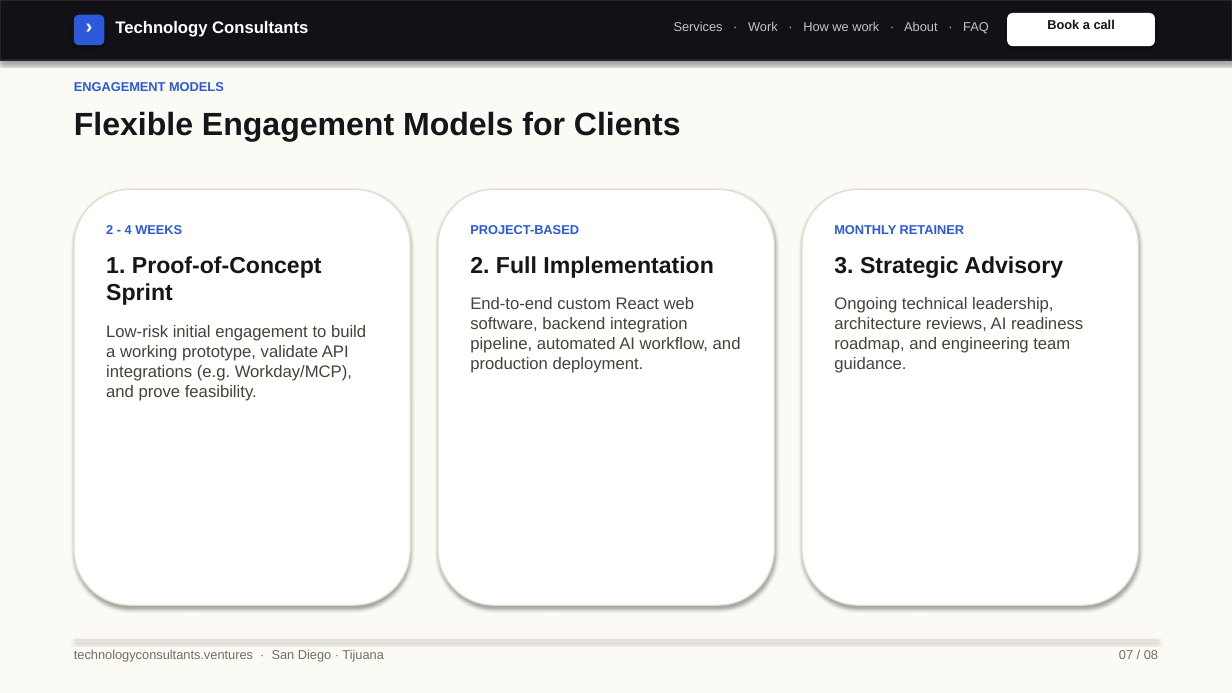
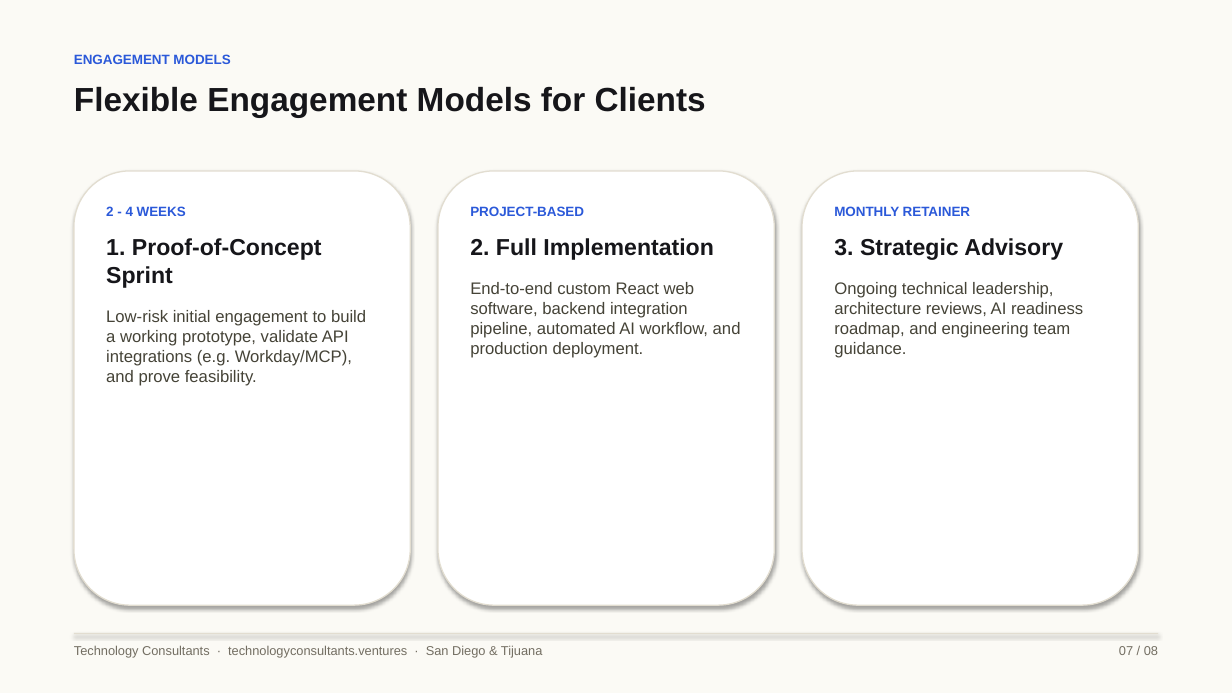
Before and after one commit to rguido198/TechnologyConsultantsVentures, a slide deck: slide 7 of Technology_Consultants_Who_to_Send_My_Way.pptx. Drawn at 1232x693 pixels with LibreOffice and Linux fonts; fonts in the diff are those of the drawing. Boxes give left, top, right and bottom in pixels: in the first picture for what was removed or moved away, otherwise in the second. Text is boxed around its words. In the diff, an @@ line names an element or a change of style, - is before the commit and + after.

Commit message:
Remove web navigation header bar from PPTX decks and fix slide vertical spacing, card proportions, and typography scale

```diff
--- a/Technology_Consultants_Who_to_Send_My_Way.pptx
+++ b/Technology_Consultants_Who_to_Send_My_Way.pptx
@@ rectangle removed at box(0, 0, 1232, 60) @@
@@ rounded rectangle removed at box(74, 15, 104, 45) @@
@@ text removed at box(74, 13, 104, 43) @@
-›
@@ text removed at box(115, 21, 308, 37) @@
-Technology Consultants
@@ text removed at box(674, 21, 989, 34) @@
-Services · Work · How we work · About · FAQ
@@ rounded rectangle removed at box(1007, 13, 1155, 46) @@
@@ text removed at box(1047, 19, 1115, 29) @@
-Book a call
@@ text "ENGAGEMENT MODELS": place and size @@
-text "ENGAGEMENT MODELS" at box(74, 82, 224, 91)
+text "ENGAGEMENT MODELS" at box(74, 54, 230, 64)
@@ text "ENGAGEMENT MODELS" at box(74, 54, 230, 64): size 10 to 10.5 pt @@
@@ text "Flexible Engagement Models for Clients": place and size @@
-text "Flexible Engagement Models for Clients" at box(74, 111, 681, 142)
+text "Flexible Engagement Models for Clients" at box(74, 87, 706, 118)
@@ text "Flexible Engagement Models for Clients" at box(74, 87, 706, 118): size 25 to 26 pt @@
@@ rounded rectangle: place and size @@
-rounded rectangle at box(74, 189, 410, 605)
+rounded rectangle at box(74, 171, 410, 605)
@@ rounded rectangle: place and size @@
-rounded rectangle at box(438, 189, 775, 605)
+rounded rectangle at box(438, 171, 775, 605)
@@ rounded rectangle: place and size @@
-rounded rectangle at box(802, 189, 1139, 605)
+rounded rectangle at box(802, 171, 1139, 605)
@@ text at box(106, 206, 322, 288): size 10 to 10.5 pt in "2 - 4 WEEKS"; more space between paragraphs @@
@@ text "2 - 4 WEEKS": place and size @@
-text "2 - 4 WEEKS" at box(106, 225, 366, 401)
+text "2 - 4 WEEKS" at box(106, 206, 366, 386)
@@ text at box(470, 206, 714, 260): size 10 to 10.5 pt in "PROJECT-BASED"; more space between paragraphs @@
@@ text "PROJECT-BASED": place and size @@
-text "PROJECT-BASED" at box(470, 225, 741, 373)
+text "PROJECT-BASED" at box(470, 206, 741, 358)
@@ text at box(834, 206, 1063, 260): size 10 to 10.5 pt in "MONTHLY RETAINER"; more space between paragraphs @@
@@ text "MONTHLY RETAINER": place and size @@
-text "MONTHLY RETAINER" at box(834, 225, 1083, 373)
+text "MONTHLY RETAINER" at box(834, 206, 1083, 358)
@@ rectangle: place and size @@
-rectangle at box(74, 640, 1158, 640)
+rectangle at box(74, 633, 1158, 634)
@@ text at box(74, 645, 542, 657): text changed @@
-technologyconsultants.ventures · San Diego · Tijuana
+Technology Consultants · technologyconsultants.ventures · San Diego & Tijuana
@@ text "07 / 08": place and size @@
-text "07 / 08" at box(1119, 650, 1158, 659)
+text "07 / 08" at box(1119, 646, 1158, 655)
```
Also in this commit, not shown: 7 other slides changed, 1 other file.
